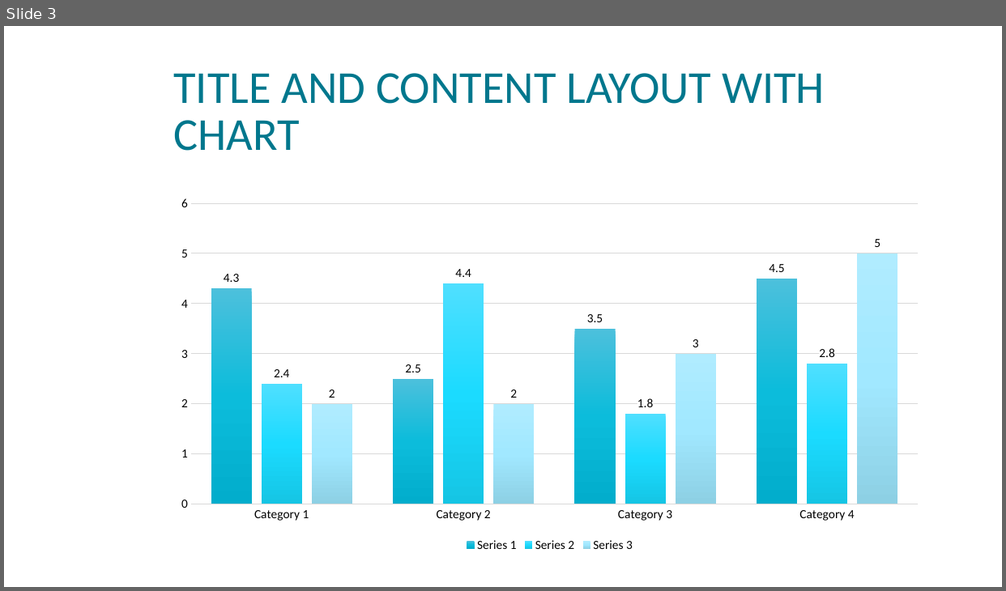
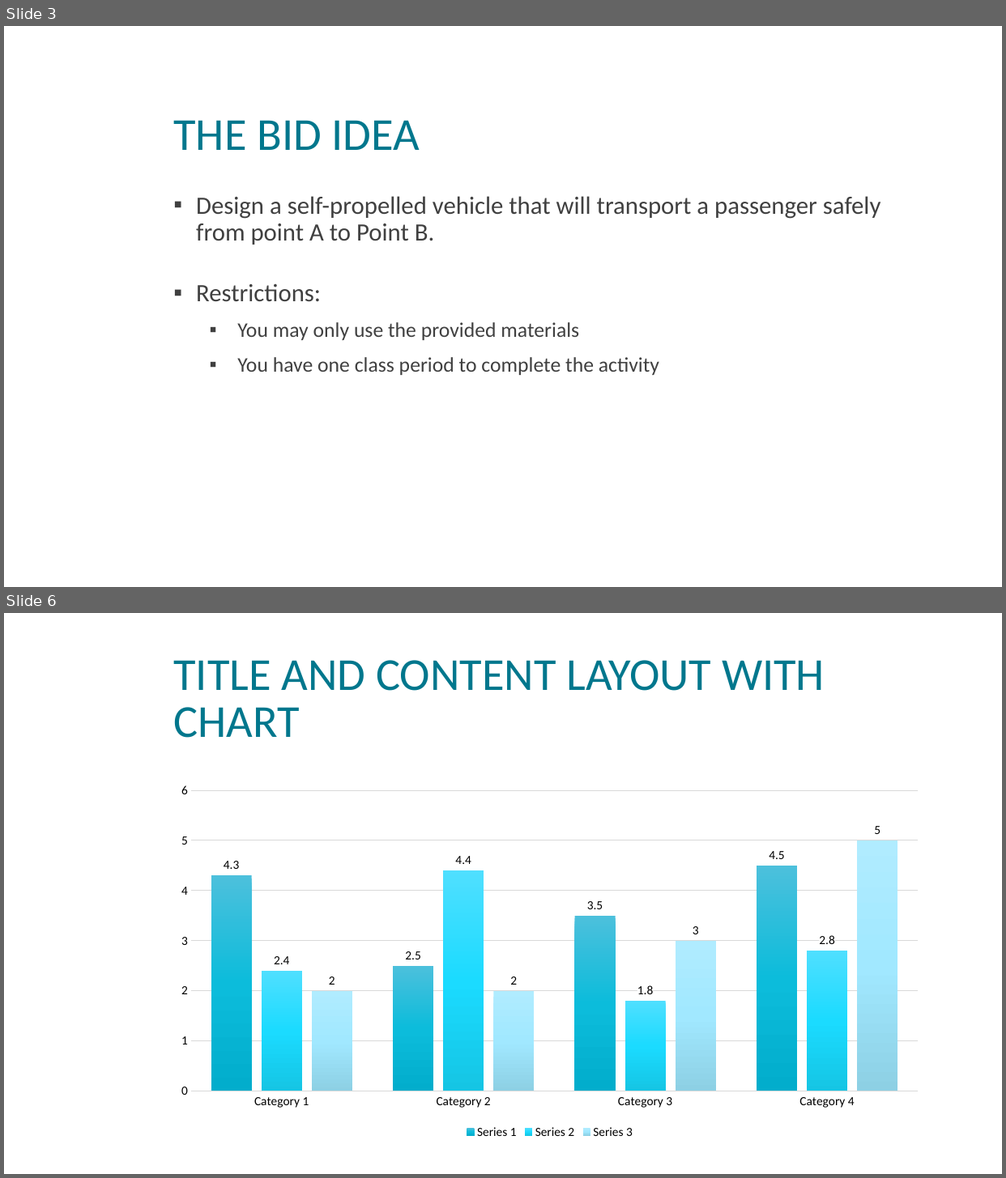
Before and after one commit to nickvertucci/Technology-Education-Curriculum, a slide deck: Templates/Powerpoint/Template - Powerpoint Assets.pptx. Shown one above the other, each under a label of ours: slide 3 before the commit, slides 3 and 6 after it; the slides between them are not shown. The pictures are 1006x591 and 1006x1178 pixels, drawn with LibreOffice and Linux fonts; fonts in the diff are those of the drawing; background and template pictures are left out. Boxes give left, top, right and bottom in pixels: in the first picture for what was removed or moved away, otherwise in the second. Text is boxed around its words. In the diff, an @@ line names an element or a change of style, - is before the commit and + after.

```diff
--- a/Templates/Powerpoint/Template - Powerpoint Assets.pptx
+++ b/Templates/Powerpoint/Template - Powerpoint Assets.pptx
@@ slide 3 added at box(4, 26, 1002, 587), background picture (left out) @@
@@ title added at box(173, 120, 420, 150), 44 pt, text #00778D @@
+THE BID IDEA
@@ text added at box(196, 196, 881, 375), 24 pt, text #404040 @@
+▪ Design a self-propelled vehicle that will transport a passenger safely from point A to Point B.
+▪ Restrictions:
+  ▪ You may only use the provided materials
+  ▪ You have one class period to complete the activity
@@ what was slide 3 is now slide 6 @@
```
Also in this commit, not shown: 4 other slides added, 2 slides removed, 14 other files.
